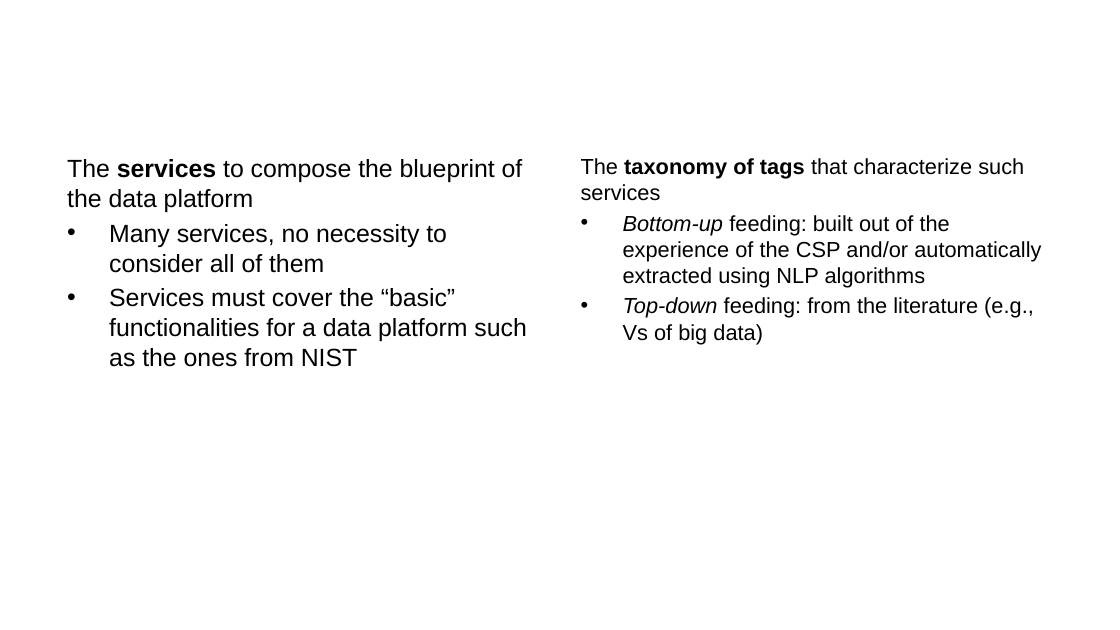
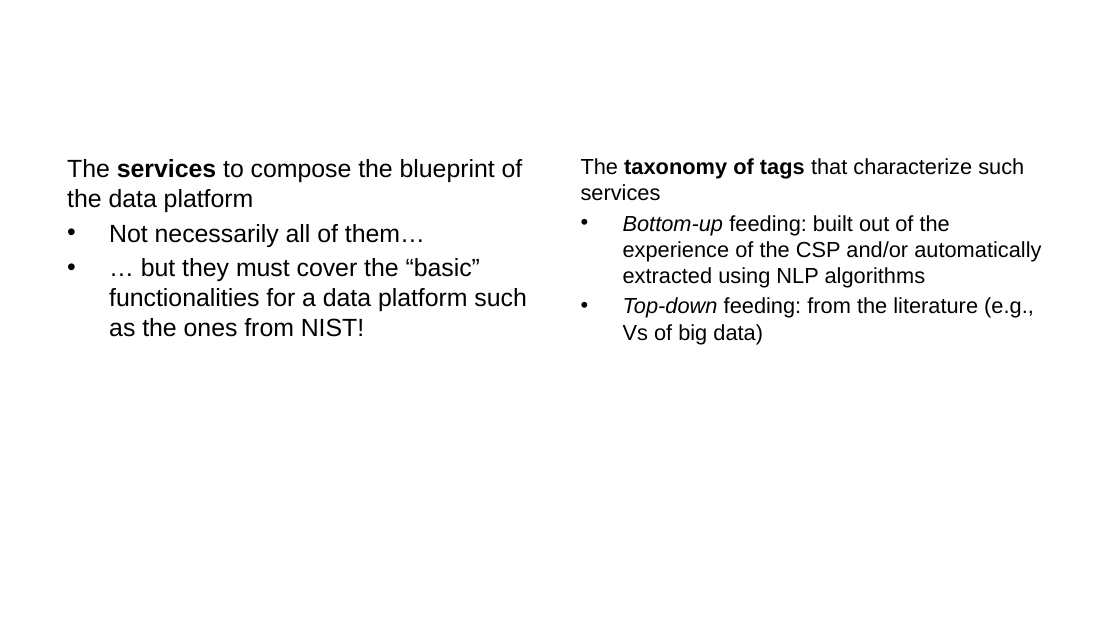
Before and after one commit to ManuelePasini/slides-markdown, a slide deck: slide 9 of dolap_2024_slides.pptx. Drawn at 1120x630 pixels with LibreOffice and Linux fonts; fonts in the diff are those of the drawing. Boxes give left, top, right and bottom in pixels: in the first picture for what was removed or moved away, otherwise in the second. Text is boxed around its words. In the diff, an @@ line names an element or a change of style, - is before the commit and + after.

```diff
--- a/dolap_2024_slides.pptx
+++ b/dolap_2024_slides.pptx
@@ text at [109,224,526,337]: text changed @@
-• Many services, no necessity to consider all of them
-• Services must cover the “basic” functionalities for a data platform such as the ones from NIST
+• Not necessarily all of them…
+• … but they must cover the “basic” functionalities for a data platform such as the ones from NIST!
```
Also in this commit, not shown: 6 other slides changed, 1 slide removed, 2 other files.
